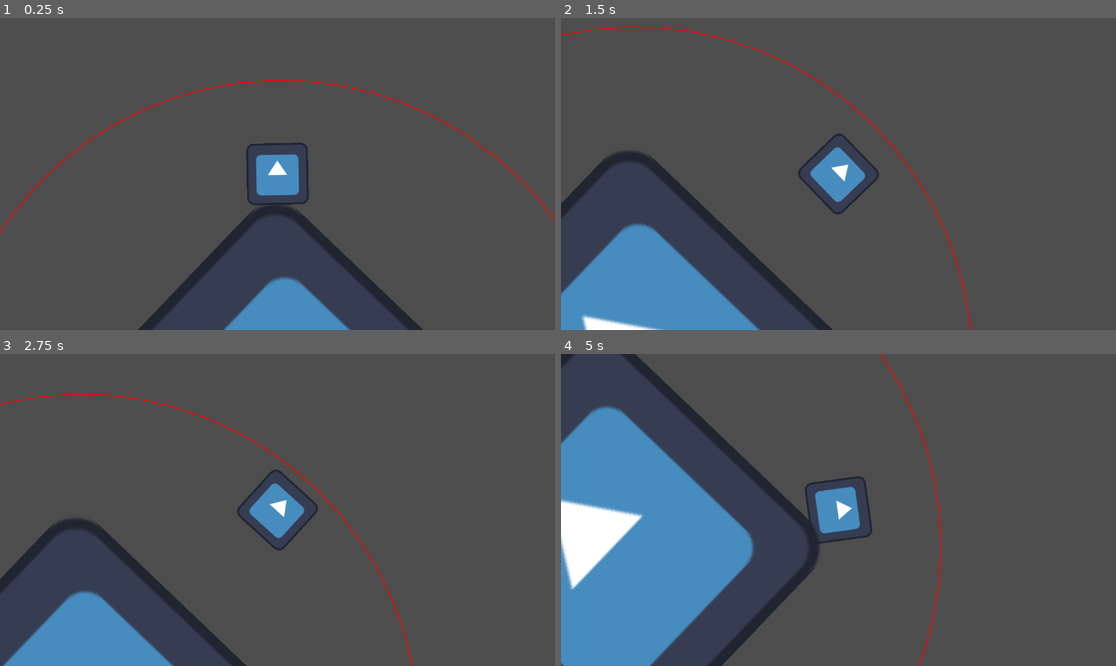
Above: before the commit, frames 1-4 (two rows, left to right).
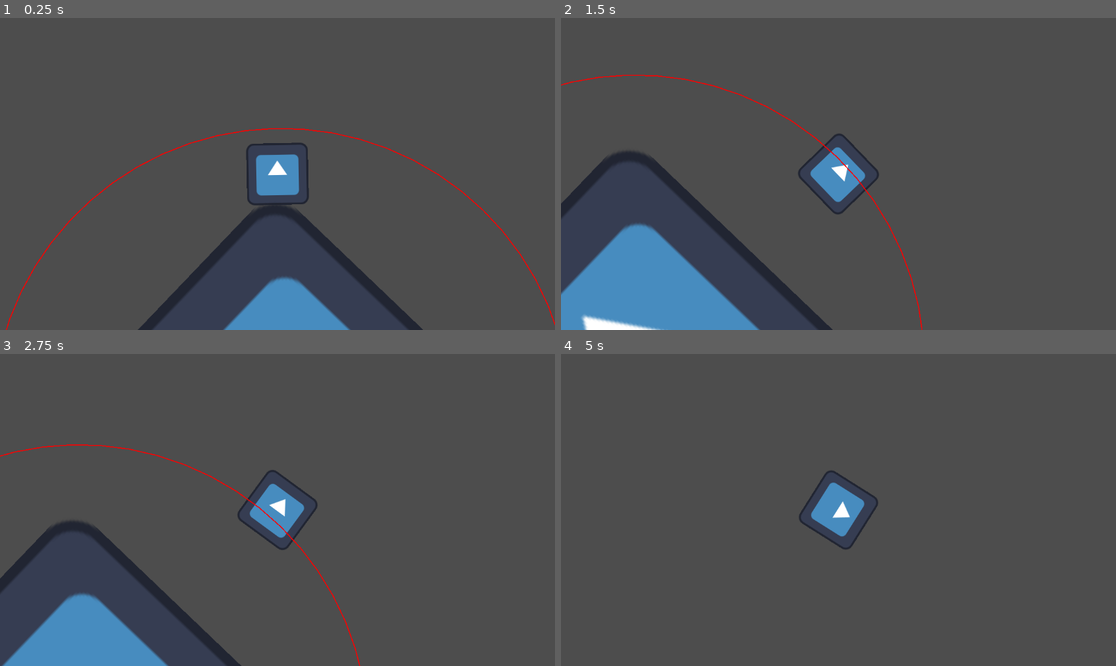
Above: after the commit, the same moments.

Repository: Enzo-Nacly/Dust
Game: Godot game, scene res://assets/game/main.tscn
The game is run twice, just before and just after one commit, with the same random seed, the same clock (stepped at 60 frames per second) and the same inputs. The engine's default icon, where the game draws it, is replaced by a stand-in: a white triangle on a blue panel in a dark square.
Inputs:
- Up to frame 1 (0.25 s): no input
- Up to frame 2 (1.5 s): tap Enter (ui_accept) at 0.5, 0.6, 0.77, 1.07, 1.35 s; hold Right (ui_right) from 0.53 s (still down)
- Up to frame 3 (2.75 s): tap Enter (ui_accept) at 1.52, 1.82, 2.1 s; release Right (ui_right) at 2.03 s; hold Left (ui_left) from 2.03 s (still down)
- Up to frame 4 (5 s): release Left (ui_left) at 2.78 s; hold Right (ui_right) 2.78-4.28 s; tap Enter (ui_accept) at 2.85, 3.02, 3.32, 3.6, 3.77, 4.07, 4.35, 4.52, 4.82 s; hold Left (ui_left) from 4.28 s (still down)

The runs differ from the first frame. In frame 1, 1.1% of the frame differs, in the area x 0-100%, y 19-100%; in frame 2, 0.8%; in frame 3, 2.3%; in frame 4, 24%, in the area x 0-69%, y 0-100%.

Commit message:
basicamente traduzi para português só

Diff:
--- a/assets/components/gravity_component.tscn
+++ b/assets/components/gravity_component.tscn
@@ -1,6 +1,6 @@
-[gd_scene load_steps=2 format=3 uid="uid://dhw1utyfd0bgl"]
+[gd_scene format=3 uid="uid://dhw1utyfd0bgl"]
 
 [ext_resource type="Script" uid="uid://mw50feew687u" path="res://scripts/gravity_component.gd" id="1_jrgsb"]
 
-[node name="Gravity_Component" type="Node2D"]
+[node name="Gravity_Component" type="Node2D" unique_id=1995010884]
 script = ExtResource("1_jrgsb")
--- a/assets/components/movement_componet.tscn
+++ b/assets/components/movement_componet.tscn
@@ -1,6 +1,6 @@
-[gd_scene load_steps=2 format=3 uid="uid://bit1nhl4ckxru"]
+[gd_scene format=3 uid="uid://bit1nhl4ckxru"]
 
 [ext_resource type="Script" uid="uid://dreq5mcjmfnpk" path="res://scripts/movement_componet.gd" id="1_p2clj"]
 
-[node name="Movement_Componet" type="Node2D"]
+[node name="Movement_Componet" type="Node2D" unique_id=1473295923]
 script = ExtResource("1_p2clj")
--- a/assets/entities/player.tscn
+++ b/assets/entities/player.tscn
@@ -8,23 +8,22 @@
 
 [sub_resource type="RectangleShape2D" id="RectangleShape2D_0jhex"]
 
-[node name="Player" type="CharacterBody2D"]
+[node name="Player" type="CharacterBody2D" unique_id=514355837]
 script = ExtResource("1_gdgnb")
 
-[node name="Sprite2D" type="Sprite2D" parent="."]
+[node name="Sprite2D" type="Sprite2D" parent="." unique_id=747360896]
 texture = ExtResource("2_06akj")
 
-[node name="Camera2D" type="Camera2D" parent="."]
+[node name="Camera2D" type="Camera2D" parent="." unique_id=1914463975]
 
-[node name="CollisionShape2D" type="CollisionShape2D" parent="."]
+[node name="CollisionShape2D" type="CollisionShape2D" parent="." unique_id=1715437799]
 scale = Vector2(6.5, 6.5)
 shape = SubResource("RectangleShape2D_0jhex")
 
-[node name="Components" type="Node" parent="."]
+[node name="Components" type="Node" parent="." unique_id=813608034]
 
-[node name="Movement_Componet" parent="Components" instance=ExtResource("3_gdgnb")]
-speed = 5.0
+[node name="Movement_Componet" parent="Components" unique_id=501626970 instance=ExtResource("3_gdgnb")]
 
-[node name="Rotation_Component" parent="Components" instance=ExtResource("4_06akj")]
+[node name="Rotation_Component" parent="Components" unique_id=1188201077 instance=ExtResource("4_06akj")]
 
-[node name="Jump_Component" parent="Components" instance=ExtResource("5_hlp2g")]
+[node name="Jump_Component" parent="Components" unique_id=823883516 instance=ExtResource("5_hlp2g")]
--- a/assets/planets/purple_planet.tscn
+++ b/assets/planets/purple_planet.tscn
@@ -7,22 +7,17 @@
 [sub_resource type="CircleShape2D" id="CircleShape2D_vb3mt"]
 radius = 397.5437
 
-[node name="Purple_Planet" type="StaticBody2D" groups=["planets"]]
+[node name="Purple_Planet" type="StaticBody2D" unique_id=201800473 groups=["planets"]]
 script = ExtResource("1_k6qxa")
 
-[node name="Sprite2D" type="Sprite2D" parent="."]
+[node name="Sprite2D" type="Sprite2D" parent="." unique_id=1899031608]
 position = Vector2(7.6293945e-06, 5)
 rotation = -0.8078749
 scale = Vector2(5.2832084, 5.3841004)
 texture = ExtResource("2_vb3mt")
 
-[node name="CollisionShape2D" type="CollisionShape2D" parent="."]
+[node name="CollisionShape2D" type="CollisionShape2D" parent="." unique_id=1661092387]
 shape = SubResource("CircleShape2D_vb3mt")
 
-[node name="Gravity_Component" parent="." instance=ExtResource("2_2jy7m")]
-influence_radius = 7.0
-draw_influence_circle = true
-
-[node name="Gravity_Component2" parent="." instance=ExtResource("2_2jy7m")]
-influence_radius = 7.0
-draw_influence_circle = true
+[node name="Gravity_Component" parent="." unique_id=804448457 instance=ExtResource("2_2jy7m")]
+desenhar_circulo_influencia = true
--- a/project.godot
+++ b/project.godot
@@ -8,9 +8,41 @@
 
 config_version=5
 
+[animation]
+
+compatibility/default_parent_skeleton_in_mesh_instance_3d=true
+
 [application]
 
 config/name="Dust"
 run/main_scene="uid://cly7rhvtfsjiw"
-config/features=PackedStringArray("4.5", "Forward Plus")
+config/features=PackedStringArray("4.6", "Forward Plus")
 config/icon="res://assets/sprites/icon.svg"
+
+[input]
+
+ui_accept={
+"deadzone": 0.5,
+"events": [Object(InputEventKey,"resource_local_to_scene":false,"resource_name":"","device":0,"window_id":0,"alt_pressed":false,"shift_pressed":false,"ctrl_pressed":false,"meta_pressed":false,"pressed":false,"keycode":4194309,"physical_keycode":0,"key_label":0,"unicode":0,"location":0,"echo":false,"script":null)
+, Object(InputEventKey,"resource_local_to_scene":false,"resource_name":"","device":0,"window_id":0,"alt_pressed":false,"shift_pressed":false,"ctrl_pressed":false,"meta_pressed":false,"pressed":false,"keycode":4194310,"physical_keycode":0,"key_label":0,"unicode":0,"location":0,"echo":false,"script":null)
+, Object(InputEventKey,"resource_local_to_scene":false,"resource_name":"","device":0,"window_id":0,"alt_pressed":false,"shift_pressed":false,"ctrl_pressed":false,"meta_pressed":false,"pressed":false,"keycode":32,"physical_keycode":0,"key_label":0,"unicode":32,"location":0,"echo":false,"script":null)
+, Object(InputEventKey,"resource_local_to_scene":false,"resource_name":"","device":-1,"window_id":0,"alt_pressed":false,"shift_pressed":false,"ctrl_pressed":false,"meta_pressed":false,"pressed":false,"keycode":0,"physical_keycode":87,"key_label":0,"unicode":119,"location":0,"echo":false,"script":null)
+, Object(InputEventKey,"resource_local_to_scene":false,"resource_name":"","device":-1,"window_id":0,"alt_pressed":false,"shift_pressed":false,"ctrl_pressed":false,"meta_pressed":false,"pressed":false,"keycode":0,"physical_keycode":4194320,"key_label":0,"unicode":0,"location":0,"echo":false,"script":null)
+]
+}
+ui_left={
+"deadzone": 0.5,
+"events": [Object(InputEventKey,"resource_local_to_scene":false,"resource_name":"","device":0,"window_id":0,"alt_pressed":false,"shift_pressed":false,"ctrl_pressed":false,"meta_pressed":false,"pressed":false,"keycode":4194319,"physical_keycode":0,"key_label":0,"unicode":0,"location":0,"echo":false,"script":null)
+, Object(InputEventJoypadButton,"resource_local_to_scene":false,"resource_name":"","device":-1,"button_index":13,"pressure":0.0,"pressed":false,"script":null)
+, Object(InputEventJoypadMotion,"resource_local_to_scene":false,"resource_name":"","device":-1,"axis":0,"axis_value":-1.0,"script":null)
+, Object(InputEventKey,"resource_local_to_scene":false,"resource_name":"","device":-1,"window_id":0,"alt_pressed":false,"shift_pressed":false,"ctrl_pressed":false,"meta_pressed":false,"pressed":false,"keycode":0,"physical_keycode":65,"key_label":0,"unicode":97,"location":0,"echo":false,"script":null)
+]
+}
+ui_right={
+"deadzone": 0.5,
+"events": [Object(InputEventKey,"resource_local_to_scene":false,"resource_name":"","device":0,"window_id":0,"alt_pressed":false,"shift_pressed":false,"ctrl_pressed":false,"meta_pressed":false,"pressed":false,"keycode":4194321,"physical_keycode":0,"key_label":0,"unicode":0,"location":0,"echo":false,"script":null)
+, Object(InputEventJoypadButton,"resource_local_to_scene":false,"resource_name":"","device":-1,"button_index":14,"pressure":0.0,"pressed":false,"script":null)
+, Object(InputEventJoypadMotion,"resource_local_to_scene":false,"resource_name":"","device":-1,"axis":0,"axis_value":1.0,"script":null)
+, Object(InputEventKey,"resource_local_to_scene":false,"resource_name":"","device":-1,"window_id":0,"alt_pressed":false,"shift_pressed":false,"ctrl_pressed":false,"meta_pressed":false,"pressed":false,"keycode":0,"physical_keycode":68,"key_label":0,"unicode":100,"location":0,"echo":false,"script":null)
+]
+}
--- a/scripts/gravity_component.gd
+++ b/scripts/gravity_component.gd
@@ -1,35 +1,36 @@
 class_name Gravity_Component
 extends Node2D
 
-@export var gravity_strength : float = 9.8
-@export var influence_radius : float = 6.0
-@export var draw_influence_circle : bool = false
+@export var forca_gravidade : float = 9.8
+@export var raio_influencia : float = 6.0
+@export var desenhar_circulo_influencia : bool = false
 
-# two constants to not make us write large numbers
-const INFLUENCE_RADIUS_MULTIPLIER : float = 10**2
-const GRAVITY_MULTIPLIER : float = 10**2
+# duas constantes para não ter que escrever números grandes
+const MULTIPLICADOR_RAIO_INFLUENCIA : float = 10**2
+const MULTIPLICADOR_FORCA_GRAVIDADE : float = 10**2
 
-var entity : Node2D
+var entidade : Node2D
 
-# just to make sure the entity exists
-func setup(_entity : Node2D) -> void:
-	entity = _entity
+# apenas para ter certeza que existe uma entidade, um pai (parent)
+func setup(_entidade : Node2D) -> void:
+	entidade = _entidade
 
-func get_gravity_at(particle_position : Vector2) -> Vector2:
-	# creating a vector that points to the center in relation of the particle's position
-	var vector_to_center : Vector2 = entity.global_position - particle_position
+func pegar_gravidade_em(posicao_particula : Vector2) -> Vector2:
 
-	# getting the module of the vector
-	var distance : float = vector_to_center.length()
+	# criando vetor que aponta da posição da particula para o centro do corpo celeste
+	var vetor_centro : Vector2 = entidade.global_position - posicao_particula
 
-	if distance > influence_radius * INFLUENCE_RADIUS_MULTIPLIER:
+	# pegando o módulo do vetor
+	var distancia : float = vetor_centro.length()
+
+	if distancia > raio_influencia * MULTIPLICADOR_RAIO_INFLUENCIA:
 		return Vector2.ZERO
 
-	# get the direction of the center and strengthen it with the gravity_strength
-	var gravity_force : Vector2 = vector_to_center.normalized() * gravity_strength * GRAVITY_MULTIPLIER
-	return gravity_force
+	# pega a direção para o centro e aplica a forca da gravidade
+	var forca_gravitacional : Vector2 = vetor_centro.normalized() * forca_gravidade * MULTIPLICADOR_FORCA_GRAVIDADE
+	return forca_gravitacional
 
-# function to debug/visualize the influence raidius. I gotta improve this function **
+# tem que sumir com esses magic numbers
 func _draw() -> void:
-	if draw_influence_circle:
-		draw_arc(Vector2.ZERO, influence_radius * INFLUENCE_RADIUS_MULTIPLIER, 0, TAU, 64, Color.RED, 2.0)
+	if desenhar_circulo_influencia:
+		draw_arc(Vector2.ZERO, raio_influencia * MULTIPLICADOR_RAIO_INFLUENCIA, 0, TAU, 64, Color.RED, 2.0)
--- a/scripts/jump_component.gd
+++ b/scripts/jump_component.gd
@@ -1,17 +1,17 @@
 class_name Jump_Component
 extends Node2D
 
-@export var jump_force : float = 400.0
+@export var forca_pulo : float = 400.0
 
-var entity : CharacterBody2D
+var entidade : CharacterBody2D
 
-# just to make sure the entity exists
-func setup(_entity : CharacterBody2D) -> void:
-	entity = _entity
+# apenas para ter certeza que existe uma entidade, um pai (parent)
+func setup(_entidade : Node2D) -> void:
+	entidade = _entidade
 
-func jump(vector_to_center : Vector2) -> void:
-	var jumped : float = Input.is_action_just_pressed("ui_accept")
-	var on_floor : bool = entity.is_on_floor()
+func pular(vetor_centro : Vector2) -> void:
+	var quis_pular : float = Input.is_action_just_pressed("ui_accept")
+	var esta_no_chao : bool = entidade.is_on_floor()
 
-	if jumped and on_floor:
-		entity.velocity -= vector_to_center * jump_force
+	if quis_pular and esta_no_chao:
+		entidade.velocity -= vetor_centro * forca_pulo
--- a/scripts/movement_componet.gd
+++ b/scripts/movement_componet.gd
@@ -1,32 +1,28 @@
 class_name MovementComponent
 extends Node
 
-@export var speed : float
-var angular_speed : float = 1.0/30.0
-const SPEED_MULTIPLIER : float = 10**2
+@export var velocidade : float = 5.0
 
-var entity : CharacterBody2D
+const VELOCIDADE_ANGULAR : float = 1.0/30.0
+const MULTIPLICADOR_VELOCIDADE : float = 10**2
 
-# just to make sure the entity exists
-func setup(_entity : CharacterBody2D) -> void:
-	entity = _entity
+var entidade : CharacterBody2D
 
-func move(_delta : float) -> void:
-	var input : float = Input.get_axis("ui_left", "ui_right")
-	if entity.motion_mode == CharacterBody2D.MOTION_MODE_GROUNDED:
-		# variável input pode ser -1, 0 ou 1
-		#var input : float = Input.get_axis("ui_left", "ui_right")
-		var velocity_incresement : float = input * speed * SPEED_MULTIPLIER
+# apenas para ter certeza que existe uma entidade, um pai (parent)
+func setup(_entidade : Node2D) -> void:
+	entidade = _entidade
 
-		# usa-se tranform.x pois é em relação a horizontal do personagem
-		# e este é um movimento com aceleração
-		#entity.velocity += entity.transform.x * input * speed * delta
+func mover() -> void:
+	var direcao : float = Input.get_axis("ui_left", "ui_right")
 
-		var vetor_lateral : float = entity.velocity.dot(entity.transform.x)
+	if entidade.motion_mode == CharacterBody2D.MOTION_MODE_GROUNDED:
+		var incremento_velocidade : float = direcao * velocidade * MULTIPLICADOR_VELOCIDADE
 
-		entity.velocity -= entity.transform.x * vetor_lateral
+		var vetor_lateral : float = entidade.velocity.dot(entidade.transform.x)
 
-		entity.velocity += entity.transform.x * velocity_incresement
+		entidade.velocity -= entidade.transform.x * vetor_lateral
+
+		entidade.velocity += entidade.transform.x * incremento_velocidade
 
 	else:
-		entity.rotate(angular_speed * input)
+		entidade.rotate(VELOCIDADE_ANGULAR * direcao)
--- a/scripts/planet.gd
+++ b/scripts/planet.gd
@@ -6,5 +6,5 @@
 func _ready() -> void:
 	gravity_component.setup(self)
 
-func get_gravity_at(particle_position : Vector2) -> Vector2:
-	return gravity_component.get_gravity_at(particle_position)
+func pegar_gravidade_em(posicao_particula : Vector2) -> Vector2:
+	return gravity_component.pegar_gravidade_em(posicao_particula)
--- a/scripts/player.gd
+++ b/scripts/player.gd
@@ -13,26 +13,26 @@
 
 
 func _physics_process(delta: float) -> void:
-	movement_component.move(delta)
+	movement_component.mover()
 
-	var gravity_force : Vector2 = planet.get_gravity_at(self.global_position)
+	var forca_gravitacional : Vector2 = planet.pegar_gravidade_em(self.global_position)
 
-	# if explorer isn't out of the planet
-	if gravity_force != Vector2.ZERO:
-		var vector_to_center: Vector2 = gravity_force.normalized()
+	# se o explorer não está fora de um corpo celeste
+	if forca_gravitacional != Vector2.ZERO:
+		var vetor_centro : Vector2 = forca_gravitacional.normalized()
+		rotation_component.atualizar_rotacao(vetor_centro)
 
-		rotation_component.update_rotation(vector_to_center)
+		# settando corretamente em relação ao planeta
+		self.up_direction = -vetor_centro
 
-		# setting correctly the up_direction in relation to the planet
-		self.up_direction = -vector_to_center
-		# updating the motion_mode in order to not break the .is_on_floor() in jump_component
+		# atualizando o motion_mode para não quebrar o .is_on_floor() no jump_component
 		self.motion_mode = CharacterBody2D.MOTION_MODE_GROUNDED
-		jump_component.jump(vector_to_center)
+		jump_component.pular(vetor_centro)
 
-		# aplying gravity to the entity
-		self.velocity += gravity_force * delta
+		# aplicando gravidade a entidade
+		self.velocity += forca_gravitacional * delta
 	else:
-			# updating the motion_mode in order to not break the .is_on_floor() in jump_component
+			# atualizando o motion_mode para não quebrar o .is_on_floor() no jump_component
 			self.motion_mode = CharacterBody2D.MOTION_MODE_FLOATING
 
 	move_and_slide()
--- a/scripts/rotation_component.gd
+++ b/scripts/rotation_component.gd
@@ -1,12 +1,13 @@
 class_name Rotation_Component
 extends Node2D
 
-var entity : Node2D
+var entidade : Node2D
 
-# just to make sure the entity exists
-func setup(_entity : Node2D) -> void:
-	entity = _entity
+# apenas para ter certeza que existe uma entidade, um pai (parent)
+func setup(_entidade : Node2D) -> void:
+	entidade = _entidade
 
-# rotating the entity to the center
-func update_rotation(vector_to_center : Vector2) -> void:
-	entity.rotation = vector_to_center.angle() - PI/2
+# rotacionando a entidade para ficar perendicular ao centro
+func atualizar_rotacao(vetor_centro : Vector2) -> void:
+	const AJUSTE_ORIENTACAO_SPRITE : float = PI/2
+	entidade.rotation = vetor_centro.angle() - AJUSTE_ORIENTACAO_SPRITE
Not shown: 1 places in assets/entities/player.tscn that only renumber resources
Not shown: 1 places in assets/planets/purple_planet.tscn that only renumber resources
